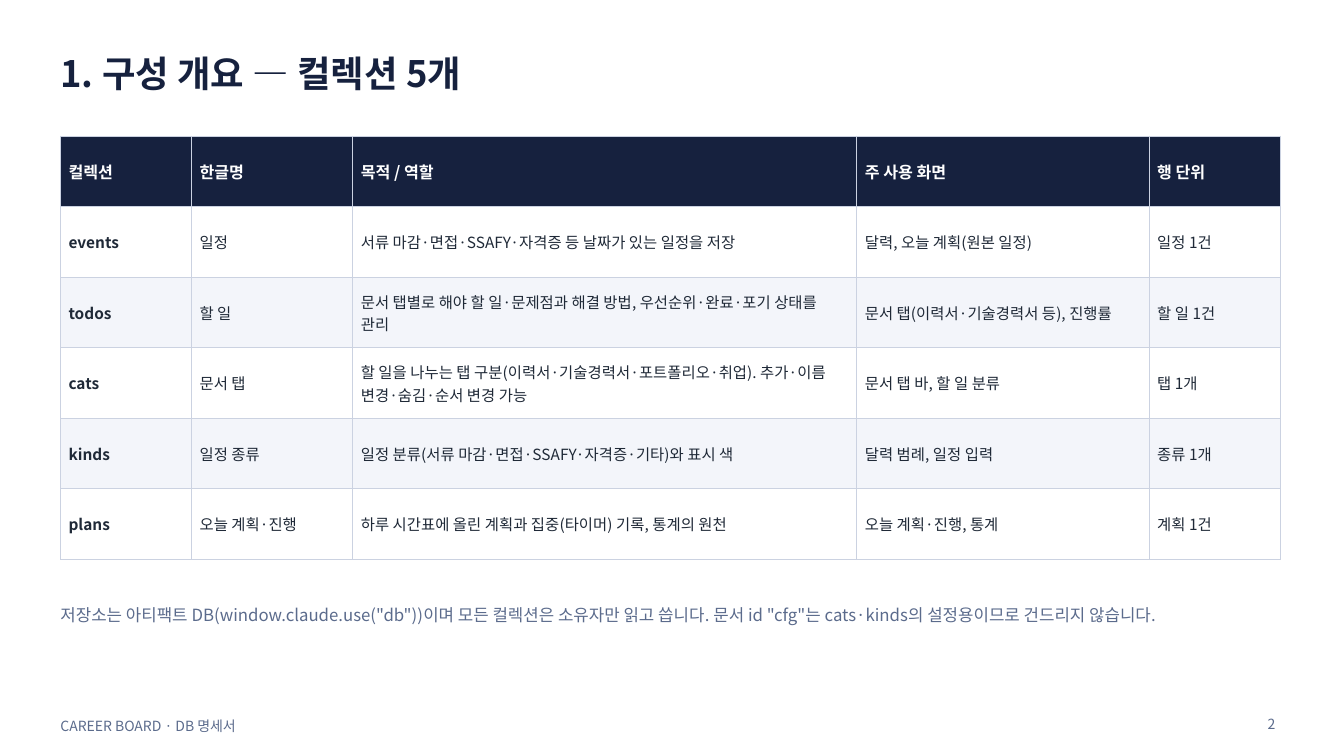
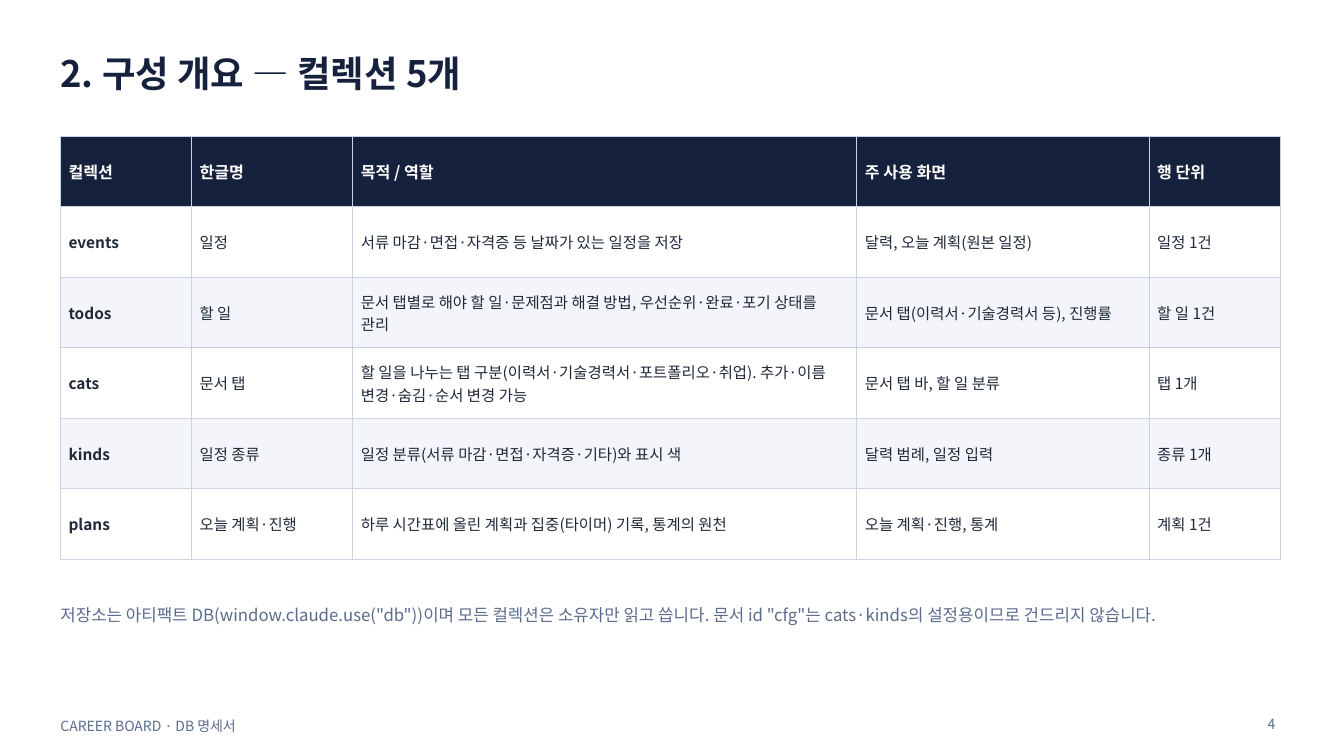
Before and after one commit to min-0o0/Career-Board, a slide deck: slide 4 of docs/db/career-board-db-spec.pptx (slide 2 before the commit). Drawn at 1344x756 pixels with LibreOffice and Linux fonts; fonts in the diff are those of the drawing. Boxes give left, top, right and bottom in pixels: in the first picture for what was removed or moved away, otherwise in the second. Text is boxed around its words. In the diff, an @@ line names an element or a change of style, - is before the commit and + after.

```diff
--- a/docs/db/career-board-db-spec.pptx
+++ b/docs/db/career-board-db-spec.pptx
@@ title at [60,56,461,91]: text changed @@
-1. 구성 개요 — 컬렉션 5개
+2. 구성 개요 — 컬렉션 5개
@@ table at [60,136,1280,538] @@
-row 2, column 3: 서류 마감·면접·SSAFY·자격증 등 날짜가 있는 일정을 저장
+row 2, column 3: 서류 마감·면접·자격증 등 날짜가 있는 일정을 저장
-row 5, column 3: 일정 분류(서류 마감·면접·SSAFY·자격증·기타)와 표시 색
+row 5, column 3: 일정 분류(서류 마감·면접·자격증·기타)와 표시 색
@@ page number at [1268,718,1276,729]: text changed @@
-2
+4
```
Also in this commit, not shown: 11 other slides changed, 3 slides added.
